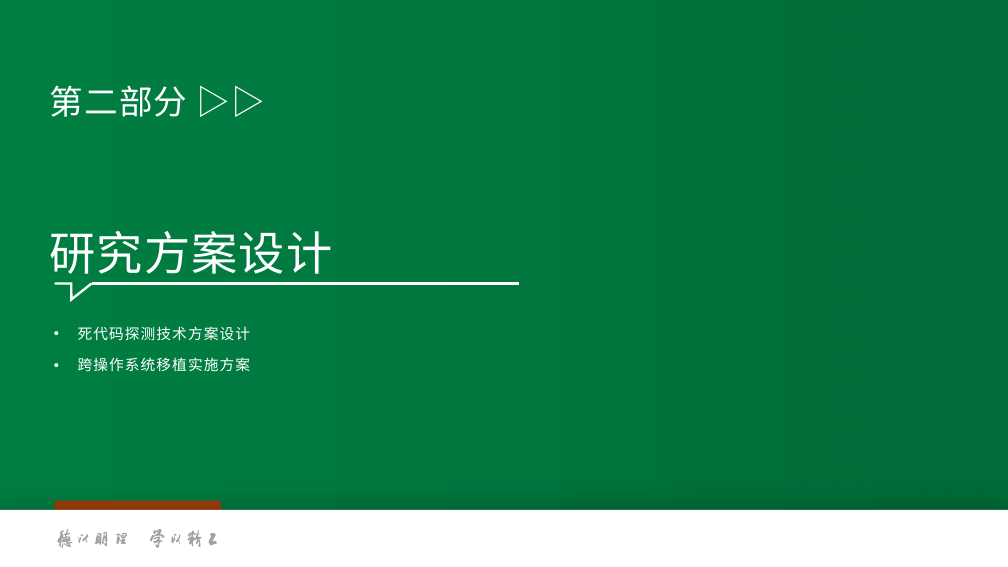
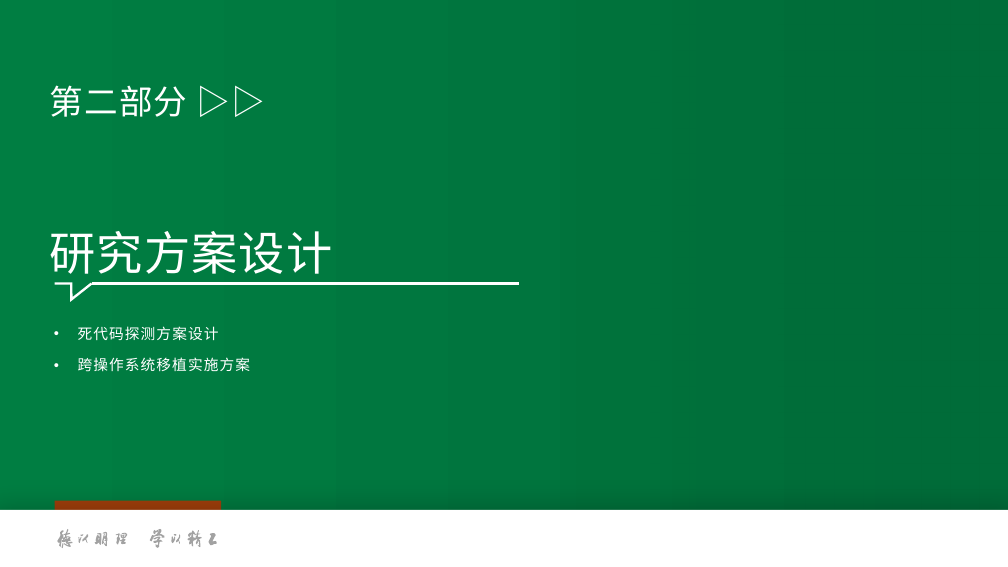
Before and after one commit to oscourse-tsinghua/openingreport-fze2023, a slide deck: slide 19 of slide.pptx (slide 17 before the commit). Drawn at 1008x567 pixels with LibreOffice and Linux fonts; fonts in the diff are those of the drawing; background and template pictures are left out. Boxes give left, top, right and bottom in pixels: in the first picture for what was removed or moved away, otherwise in the second. Text is boxed around its words. In the diff, an @@ line names an element or a change of style, - is before the commit and + after.

```diff
--- a/slide.pptx
+++ b/slide.pptx
@@ text at bbox=[78, 326, 219, 341]: text changed @@
-• 死代码探测技术方案设计
+• 死代码探测方案设计
```
Also in this commit, not shown: 4 other slides changed, 6 slides added, 1 slide removed, 1 other file.
